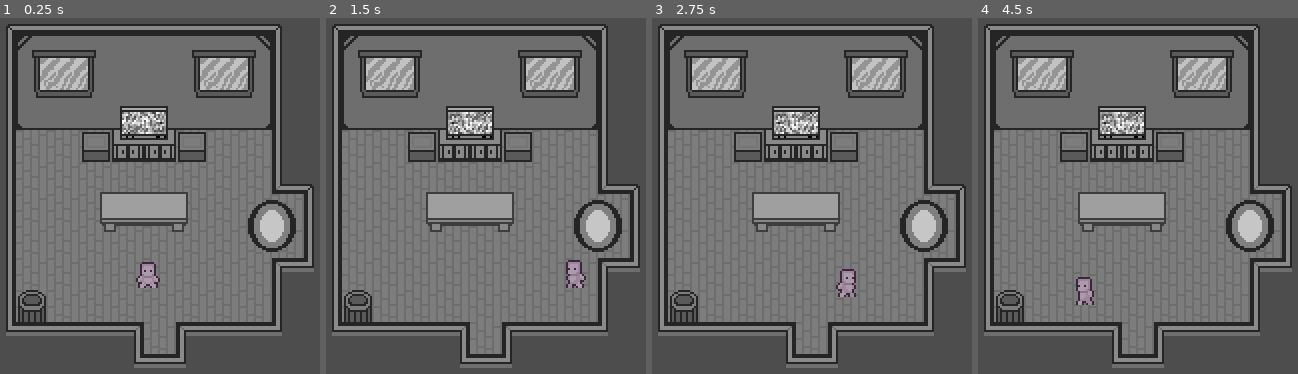
Above: before the commit, frames 1-4 (left to right).
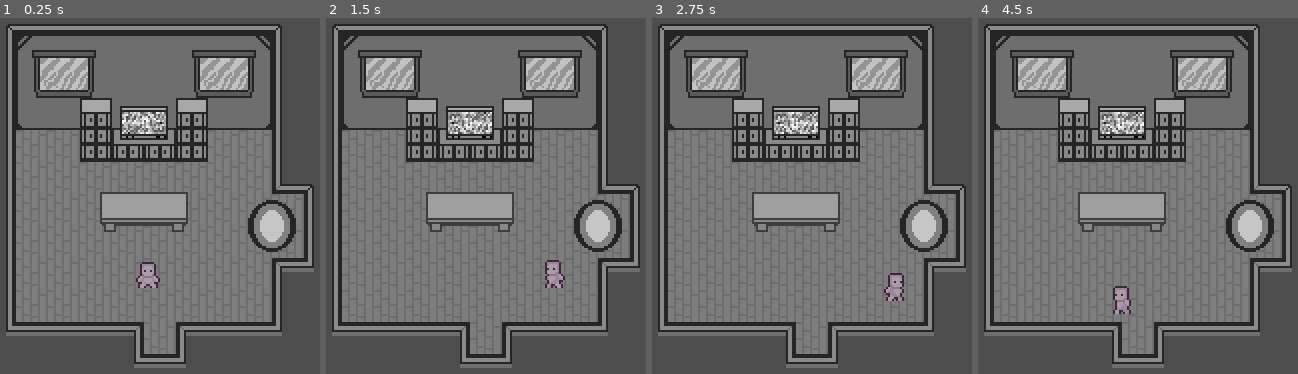
Above: after the commit, the same moments.

Repository: virajsazzala/reality_is_cruel
Game: Godot game, scene res://scenes/world.tscn
The game is run twice, just before and just after one commit, with the same random seed, the same clock (stepped at 60 frames per second) and the same inputs.
Inputs:
- Up to frame 1 (0.25 s): no input
- Up to frame 2 (1.5 s): hold D (move_right) 0.53-1.28 s; tap S (move_toward) at 0.6 s; hold A (move_left) from 1.28 s (still down); tap W (move_away) at 1.35 s
- Up to frame 3 (2.75 s): tap S (move_toward) at 1.55, 2.1 s; release A (move_left) at 2.03 s; hold D (move_right) from 2.03 s (still down)
- Up to frame 4 (4.5 s): tap S (move_toward) at 2.85, 3.8, 4.35 s; release D (move_right) at 3.53 s; hold A (move_left) from 3.53 s (still down); tap W (move_away) at 3.6 s

The runs differ from the first frame. In frame 1, 3.4% of the frame differs, in the area x 5-65%, y 22-86%; in frame 2, 4.2%; in frame 3, 4.2%, in the area x 5-79%, y 22-86%; in frame 4, 4.2%.

Commit message:
Add: Minor Changes + Interactables
Signed-off-by: SNG Viraj Reddy <vir200319@gmail.com>

Diff:
--- a/icon.svg
+++ /dev/null
@@ -1 +0,0 @@
-<svg height="128" width="128" xmlns="http://www.w3.org/2000/svg"><rect x="2" y="2" width="124" height="124" rx="14" fill="#363d52" stroke="#212532" stroke-width="4"/><g transform="scale(.101) translate(122 122)"><g fill="#fff"><path d="M105 673v33q407 354 814 0v-33z"/><path d="m105 673 152 14q12 1 15 14l4 67 132 10 8-61q2-11 15-15h162q13 4 15 15l8 61 132-10 4-67q3-13 15-14l152-14V427q30-39 56-81-35-59-83-108-43 20-82 47-40-37-88-64 7-51 8-102-59-28-123-42-26 43-46 89-49-7-98 0-20-46-46-89-64 14-123 42 1 51 8 102-48 27-88 64-39-27-82-47-48 49-83 108 26 42 56 81zm0 33v39c0 276 813 276 814 0v-39l-134 12-5 69q-2 10-14 13l-162 11q-12 0-16-11l-10-65H446l-10 65q-4 11-16 11l-162-11q-12-3-14-13l-5-69z" fill="#478cbf"/><path d="M483 600c0 34 58 34 58 0v-86c0-34-58-34-58 0z"/><circle cx="725" cy="526" r="90"/><circle cx="299" cy="526" r="90"/></g><g fill="#414042"><circle cx="307" cy="532" r="60"/><circle cx="717" cy="532" r="60"/></g></g></svg>
--- a/project.godot
+++ b/project.godot
@@ -13,7 +13,38 @@
 config/name="Reality Is Cruel"
 run/main_scene="res://scenes/world.tscn"
 config/features=PackedStringArray("4.2", "GL Compatibility")
-config/icon="res://icon.svg"
+config/icon="res://player_logo.png"
+
+[dialogic]
+
+directories/dch_directory={
+"player": "res://dialogues/player.dch",
+"unit_test_character": "res://Tests/Resources/unit_test_character.dch"
+}
+directories/dtl_directory={
+"tv": "res://dialogues/tv.dtl"
+}
+layout/style_list=[]
+layout/default_style="res://dialogues/premade.tres"
+text/letter_speed=0.01
+text/initial_text_reveal_skippable=true
+text/text_reveal_skip_delay=0.1
+text/advance_delay=0.1
+text/autoadvance_per_character_delay=0.1
+text/autoadvance_ignored_characters_enabled=true
+animations/join_default_length=0.5
+animations/leave_default_length=0.5
+animations/leave_default_wait=true
+animations/join_default_wait=true
+choices/autofocus_first=true
+choices/delay=0.2
+choices/reveal_delay=0
+choices/reveal_by_input=false
+save/autosave_delay=60.0
+save/encryption_on_exports_only=true
+text/autopauses={}
+variables={}
+glossary/default_case_sensitive=true
 
 [display]
 
@@ -22,6 +53,10 @@
 window/size/window_width_override=1280
 window/size/window_height_override=720
 window/stretch/mode="canvas_items"
+
+[editor_plugins]
+
+enabled=PackedStringArray("res://addons/dialogic/plugin.cfg")
 
 [input]
 
@@ -49,6 +84,15 @@
 , Object(InputEventKey,"resource_local_to_scene":false,"resource_name":"","device":-1,"window_id":0,"alt_pressed":false,"shift_pressed":false,"ctrl_pressed":false,"meta_pressed":false,"pressed":false,"keycode":0,"physical_keycode":4194320,"key_label":0,"unicode":0,"echo":false,"script":null)
 ]
 }
+dialogic_default_action={
+"deadzone": 0.5,
+"events": [Object(InputEventKey,"resource_local_to_scene":false,"resource_name":"","device":0,"window_id":0,"alt_pressed":false,"shift_pressed":false,"ctrl_pressed":false,"meta_pressed":false,"pressed":false,"keycode":4194309,"physical_keycode":0,"key_label":0,"unicode":0,"echo":false,"script":null)
+, Object(InputEventMouseButton,"resource_local_to_scene":false,"resource_name":"","device":-1,"window_id":0,"alt_pressed":false,"shift_pressed":false,"ctrl_pressed":false,"meta_pressed":false,"button_mask":0,"position":Vector2(0, 0),"global_position":Vector2(0, 0),"factor":1.0,"button_index":1,"canceled":false,"pressed":true,"double_click":false,"script":null)
+, Object(InputEventKey,"resource_local_to_scene":false,"resource_name":"","device":0,"window_id":0,"alt_pressed":false,"shift_pressed":false,"ctrl_pressed":false,"meta_pressed":false,"pressed":false,"keycode":32,"physical_keycode":0,"key_label":0,"unicode":0,"echo":false,"script":null)
+, Object(InputEventKey,"resource_local_to_scene":false,"resource_name":"","device":0,"window_id":0,"alt_pressed":false,"shift_pressed":false,"ctrl_pressed":false,"meta_pressed":false,"pressed":false,"keycode":88,"physical_keycode":0,"key_label":0,"unicode":0,"echo":false,"script":null)
+, Object(InputEventJoypadButton,"resource_local_to_scene":false,"resource_name":"","device":0,"button_index":0,"pressure":0.0,"pressed":false,"script":null)
+]
+}
 
 [rendering]
 
--- /dev/null
+++ b/scenes/interactable.tscn
@@ -0,0 +1,15 @@
+[gd_scene load_steps=3 format=3 uid="uid://b4dg66fdiim1p"]
+
+[ext_resource type="Script" path="res://scripts/interactable.gd" id="1_t87rm"]
+
+[sub_resource type="RectangleShape2D" id="RectangleShape2D_m62uy"]
+size = Vector2(15, 6)
+
+[node name="Interactable" type="Area2D"]
+collision_mask = 2
+script = ExtResource("1_t87rm")
+
+[node name="CollisionShape2D" type="CollisionShape2D" parent="."]
+shape = SubResource("RectangleShape2D_m62uy")
+
+[connection signal="body_entered" from="." to="." method="_on_body_entered"]
--- a/scenes/player.tscn
+++ b/scenes/player.tscn
@@ -169,6 +169,7 @@
 size = Vector2(6, 5)
 
 [node name="Player" type="CharacterBody2D" node_paths=PackedStringArray("input_component", "movement_component", "animation_component")]
+collision_layer = 3
 script = ExtResource("1_1mxw7")
 input_component = NodePath("InputComponent")
 movement_component = NodePath("MovementComponent")
@@ -176,9 +177,8 @@
 
 [node name="AnimatedSprite2D" type="AnimatedSprite2D" parent="."]
 sprite_frames = SubResource("SpriteFrames_wrkuo")
-animation = &"idle_away"
+animation = &"idle_toward"
 autoplay = "idle_toward"
-frame_progress = 0.949253
 
 [node name="InputComponent" parent="." instance=ExtResource("3_reb6n")]
 
--- a/scenes/world.tscn
+++ b/scenes/world.tscn
@@ -1,9 +1,10 @@
-[gd_scene load_steps=9 format=3 uid="uid://daf8vehwc7xvs"]
+[gd_scene load_steps=10 format=3 uid="uid://daf8vehwc7xvs"]
 
 [ext_resource type="PackedScene" uid="uid://b214x6ecc8o0s" path="res://scenes/player.tscn" id="1_ds2b4"]
 [ext_resource type="Script" path="res://scripts/Camera2D.gd" id="1_hxf4e"]
 [ext_resource type="Texture2D" uid="uid://ct6rmonq885k4" path="res://assets/Tileset_Large.png" id="2_08368"]
 [ext_resource type="PackedScene" uid="uid://bohjsk8bjftj8" path="res://scenes/exit_door_trigger.tscn" id="3_butes"]
+[ext_resource type="PackedScene" uid="uid://b4dg66fdiim1p" path="res://scenes/interactable.tscn" id="5_vymub"]
 
 [sub_resource type="TileMapPattern" id="TileMapPattern_heilc"]
 tile_data = PackedInt32Array(0, 327680, 1610612743, 65536, 393216, 805306375, 131072, 393216, 805306375, 196608, 393216 …(1609 unchanged characters)…
@@ -106,17 +107,19 @@
 1:5/0 = 0
 1:5/0/physics_layer_0/linear_velocity = Vector2(0, 0)
 1:5/0/physics_layer_0/angular_velocity = 0.0
-1:5/0/physics_layer_0/polygon_0/points = PackedVector2Array(-6.93849, -6.98268, 6.93849, -6.98268, 7.02687, 8, -6.98268, 8)
+1:5/0/physics_layer_0/polygon_0/points = PackedVector2Array(-7, -1.78125, 7.0625, -1.78125, 7, 8, -7.0625, 8)
 2:5/0 = 0
 2:5/0/physics_layer_0/linear_velocity = Vector2(0, 0)
 2:5/0/physics_layer_0/angular_velocity = 0.0
-2:5/0/physics_layer_0/polygon_0/points = PackedVector2Array(-6.93849, -6.98268, 6.93849, -6.98268, 7.02687, 8, -6.98268, 8)
+2:5/0/physics_layer_0/polygon_0/points = PackedVector2Array(-7, -1.78125, 7.0625, -1.78125, 7, 8, -7.0625, 8)
 3:5/0 = 0
 3:5/0/physics_layer_0/linear_velocity = Vector2(0, 0)
 3:5/0/physics_layer_0/angular_velocity = 0.0
+3:5/0/physics_layer_0/polygon_0/points = PackedVector2Array(-6.98268, -5.25911, -4.02167, -8, 3.75651, -8, 7.02687, -5.08233, 6.98268, 8, -7.02687, 8)
 4:5/0 = 0
 4:5/0/physics_layer_0/linear_velocity = Vector2(0, 0)
 4:5/0/physics_layer_0/angular_velocity = 0.0
+4:5/0/physics_layer_0/polygon_0/points = PackedVector2Array(-6.98268, -5.25911, -4.02167, -8, 3.75651, -8, 7.02687, -5.08233, 6.98268, 8, -7.02687, 8)
 5:5/0 = 0
 5:5/0/physics_layer_0/linear_velocity = Vector2(0, 0)
 5:5/0/physics_layer_0/angular_velocity = 0.0
@@ -358,9 +361,10 @@
 14:0/0/physics_layer_0/polygon_0/points = PackedVector2Array(-12, -20, 11.9766, -20.1084, 12.0208, 19.9758, -12.0208, 20.02)
 13:11/size_in_atlas = Vector2i(1, 2)
 13:11/0 = 0
+13:11/0/texture_origin = Vector2i(0, 8)
 13:11/0/physics_layer_0/linear_velocity = Vector2(0, 0)
 13:11/0/physics_layer_0/angular_velocity = 0.0
-13:11/0/physics_layer_0/polygon_0/points = PackedVector2Array(-8.0625, -16.0938, 7.9375, -16.0313, 8.0625, 15.9063, -8.125, 15.9688)
+13:11/0/physics_layer_0/polygon_0/points = PackedVector2Array(-8, -24.1563, 8.03125, -24.1563, 8, 8, -8, 8)
 13:5/0 = 0
 13:5/0/physics_layer_0/linear_velocity = Vector2(0, 0)
 13:5/0/physics_layer_0/angular_velocity = 0.0
@@ -409,6 +413,7 @@
 12:0/0/texture_origin = Vector2i(-4, -5)
 12:0/0/physics_layer_0/linear_velocity = Vector2(0, 0)
 12:0/0/physics_layer_0/angular_velocity = 0.0
+12:0/0/physics_layer_0/polygon_0/points = PackedVector2Array(-1.5625, -2.125, 9.6875, -2.0625, 9.75, 11.0625, -1.625, 11.0625)
 4:10/size_in_atlas = Vector2i(2, 2)
 4:10/animation_speed = 2.0
 4:10/animation_frame_0/duration = 1.0
@@ -444,6 +449,7 @@
 13:3/0/texture_origin = Vector2i(-8, -7)
 13:3/0/physics_layer_0/linear_velocity = Vector2(0, 0)
 13:3/0/physics_layer_0/angular_velocity = 0.0
+13:3/0/physics_layer_0/polygon_0/points = PackedVector2Array(-14.0979, -9.01561, 30.1404, -9.05981, 30.0779, 7.09429, 28.0624, 11.0682, -12.0312, 11.033, -14.0695, 7.09376)
 
 [sub_resource type="TileSet" id="TileSet_tcrsq"]
 physics_layer_0/collision_layer = 1
@@ -465,9 +471,12 @@
 layer_1/name = "WallPicture"
 layer_1/tile_data = PackedInt32Array(65537, 458752, 3, 65539, 655360, 3, 1245192, 458752, 4, 65553, 720896, 4, 65555, 196608, 4, 65557, 655360, 4, 2359308, 327680, 1342177294)
 layer_2/name = "Furniture"
-layer_2/tile_data = PackedInt32Array(196610, 917504, 0, 1966 …(321 unchanged characters)… 199, 589824, 4, 1245203, 655360, 4, 131088, 851968, 11, 131090, 131072, 4, 196627, 917504, 0, 393235, 458752, 13, 131094, 983040, 11, 1245220, 720896, 4, 1245214, 458752, 4, 1245211, 655360, 3, 1441831, 393216, 7, 1376295, 393216, 7, 1310759, 393216, 7, 1245223, 393216, 7, 1179687, 393216, 7, 1114151, 327680, 7, 1507367, 131072, 7, 1376294, 65536, 5, 458752, 65536, 5, 458760, 196608, 5, 458767, 196608, 5, 2031622, 589824, 5, 2031627, 589824, 5, 2162695, 131072, 5, 2162696, 262144, 10, 2162698, 131072, 5, 2293768, 851968, 3, 2490373, 196608, 5)
+layer_2/tile_data = PackedInt32Array(196610, 917504, 0, 1966 …(321 unchanged characters)… 199, 589824, 4, 1245203, 655360, 4, 131090, 131072, 4, 196627, 917504, 0, 393235, 458752, 13, 131094, 983040, 11, 1245220, 720896, 4, 1245214, 458752, 4, 1245211, 655360, 3, 1441831, 393216, 7, 1376295, 393216, 7, 1310759, 393216, 7, 1245223, 393216, 7, 1179687, 393216, 7, 1114151, 327680, 7, 1507367, 131072, 7, 2031622, 589824, 5, 2031627, 589824, 5, 2162696, 262144, 10, 2293768, 851968, 3, 2162698, 851968, 11, 2162695, 851968, 11, 131088, 983040, 11)
 layer_3/name = "Changeables"
 layer_3/tile_data = PackedInt32Array(131092, 786432, 0)
+layer_4/name = "FurnitureToward"
+layer_4/z_index = 1
+layer_4/tile_data = PackedInt32Array(458752, 65536, 5, 458767, 65536, 5)
 
 [node name="Player" parent="." instance=ExtResource("1_ds2b4")]
 position = Vector2(146, 600)
@@ -508,3 +517,8 @@
 position = Vector2(86, 352)
 rotation = 1.5708
 scale = Vector2(2, 2)
+
+[node name="Interactables" type="Node" parent="."]
+
+[node name="Interactable" parent="Interactables" instance=ExtResource("5_vymub")]
+position = Vector2(143, 543)
--- a/scripts/exit_door_trigger.gd
+++ b/scripts/exit_door_trigger.gd
@@ -54,35 +54,29 @@
 	if dpos == dlocs["PlayerRoom"]:
 		dir.y = 1
 		newcPos = camera_locs[cpos]
-		newpPos = door_locs[dpos]
 	elif dpos == dlocs["SisterRoom"]:
 		dir.y = 1
 		newcPos = camera_locs[cpos]
-		newpPos = door_locs[dpos]
 	elif dpos == dlocs["PlayerHall"]:
 		dir.y = -1
 		newcPos = camera_locs[clocs["PlayerHall"]][0]
-		newpPos = door_locs[dpos]
 	elif dpos == dlocs["SisterHall"]:
 		dir.y = -1
 		newcPos = camera_locs[clocs["SisterHall"]][0]
-		newpPos = door_locs[dpos]
 	elif dpos == dlocs["SisHallEnt"]:
 		dir.x = -1
 		newcPos = camera_locs[clocs["SisterHall"]][1]
-		newpPos = door_locs[dpos]
 	elif dpos == dlocs["PlaHallEnt"]:
 		dir.x = 1
 		newcPos = camera_locs[clocs["PlayerHall"]][1]
-		newpPos = door_locs[dpos]
 	elif dpos == dlocs["MainHallEnt"]:
 		dir.x = 1
 		newcPos = camera_locs[clocs["MainHall"]][0]
-		newpPos = door_locs[dpos]
 	elif dpos == dlocs["PlaHallExt"]:
 		dir.x = -1
 		newcPos = camera_locs[clocs["PlayerHall"]][2]
-		newpPos = door_locs[dpos]
+
+	newpPos = door_locs[dpos]
 
 	camera.move_camera(newcPos)
 	player.move_player(newpPos, dir)
--- /dev/null
+++ b/scripts/interactable.gd
@@ -0,0 +1,6 @@
+extends Area2D
+
+
+
+func _on_body_entered(body):
+	print("Entered")
--- a/scripts/movement_component.gd
+++ b/scripts/movement_component.gd
@@ -2,18 +2,12 @@
 extends Node
 
 @export_subgroup("Settings")
-@export var speed: float = 100
-@export var ground_accel_speed: float = 8.0
-@export var ground_decel_speed: float = 8.0
+@export var speed: float = 70
 
 # x.-1 is left, x.1 is right | y.-1 is up, y.1 is down
 func handle_horizontal_movement(body: CharacterBody2D, direction: Vector2) -> void:
-	var velocity_change_speed: float = 0.0
-	velocity_change_speed = ground_accel_speed if direction.x != 0 else ground_decel_speed
-	body.velocity.x = move_toward(body.velocity.x, direction.x * speed, velocity_change_speed)
+	body.velocity.x = direction.x * speed
 
 
 func handle_vertical_movement(body: CharacterBody2D, direction: Vector2) -> void:
-	var velocity_change_speed: float = 0.0
-	velocity_change_speed = ground_accel_speed if direction.y != 0 else ground_decel_speed
-	body.velocity.y = move_toward(body.velocity.y, direction.y * speed, velocity_change_speed)
+	body.velocity.y = direction.y * speed
Binary file added: assets/TinyUnicode.ttf
Not shown, added: assets/TinyUnicode.ttf.import
Not shown, removed: icon.svg.import
Binary file added: player_logo.png
Not shown, added: player_logo.png.import
Binary file added: scenes/TinyUnicode.ttf
Not shown, added: scenes/TinyUnicode.ttf.import
Not shown, added: LICENSE
Not shown, added: build/win/Reality_Is_Cruel.exe
Not shown, added: build/win/Reality_Is_Cruelv0.1.exe
